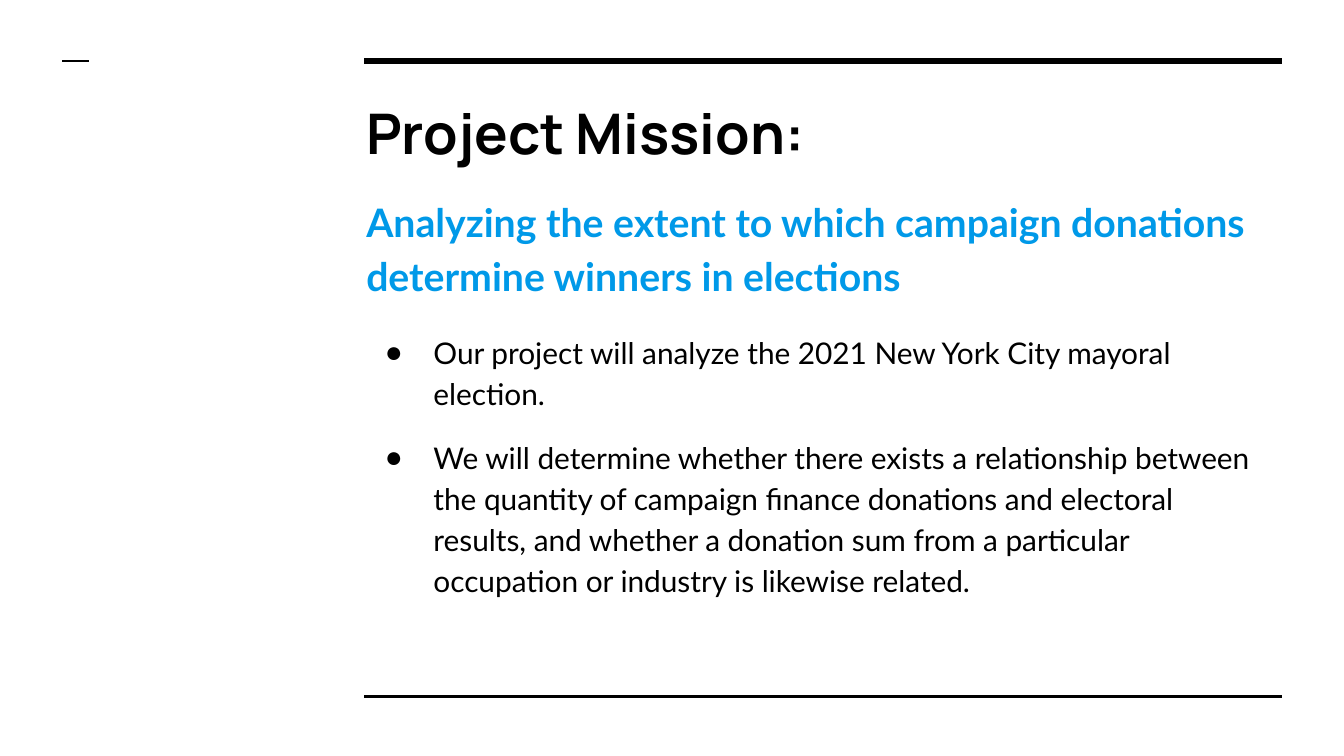
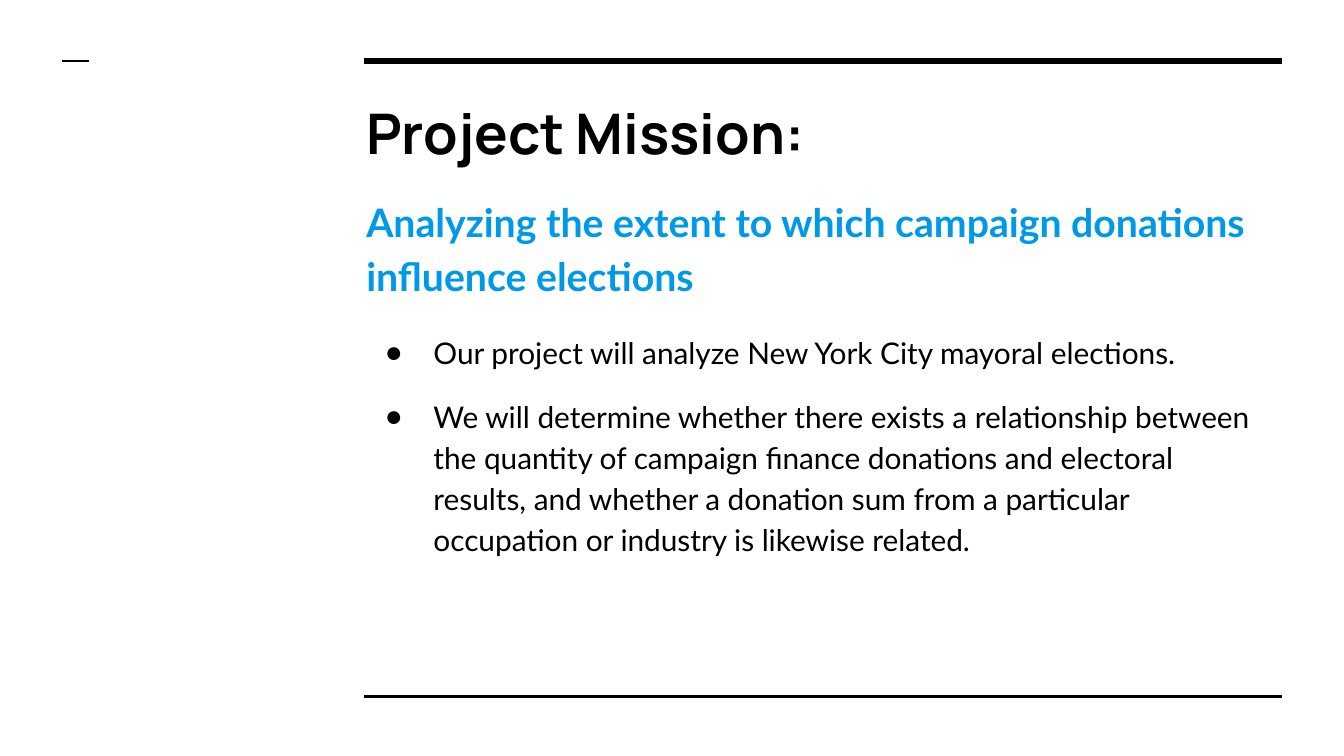
Before and after one commit to ssheggrud/Mod_20_Project, a slide deck: slide 3 of Presentation/Group5Presentation.pptx. Drawn at 1344x756 pixels with LibreOffice and Linux fonts; fonts in the diff are those of the drawing. Boxes give left, top, right and bottom in pixels: in the first picture for what was removed or moved away, otherwise in the second. Text is boxed around its words. In the diff, an @@ line names an element or a change of style, - is before the commit and + after.

```diff
--- a/Presentation/Group5Presentation.pptx
+++ b/Presentation/Group5Presentation.pptx
@@ text at [366, 208, 1244, 370]: text changed @@
-Analyzing the extent to which campaign donations determine winners in elections
-● Our project will analyze the 2021 New York City mayoral election.
+Analyzing the extent to which campaign donations influence elections
+● Our project will analyze New York City mayoral elections.
```
Also in this commit, not shown: 8 other slides changed, 3 slides added.
